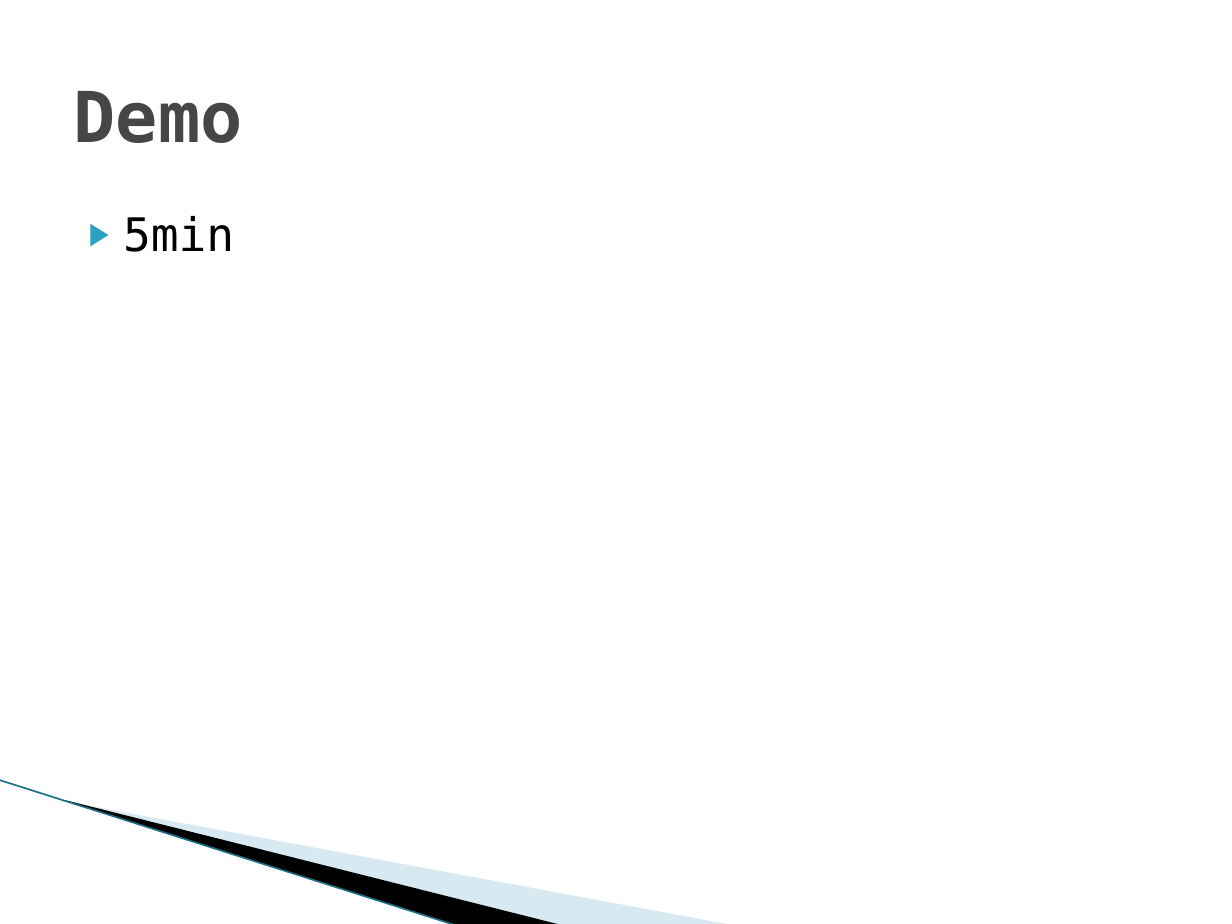
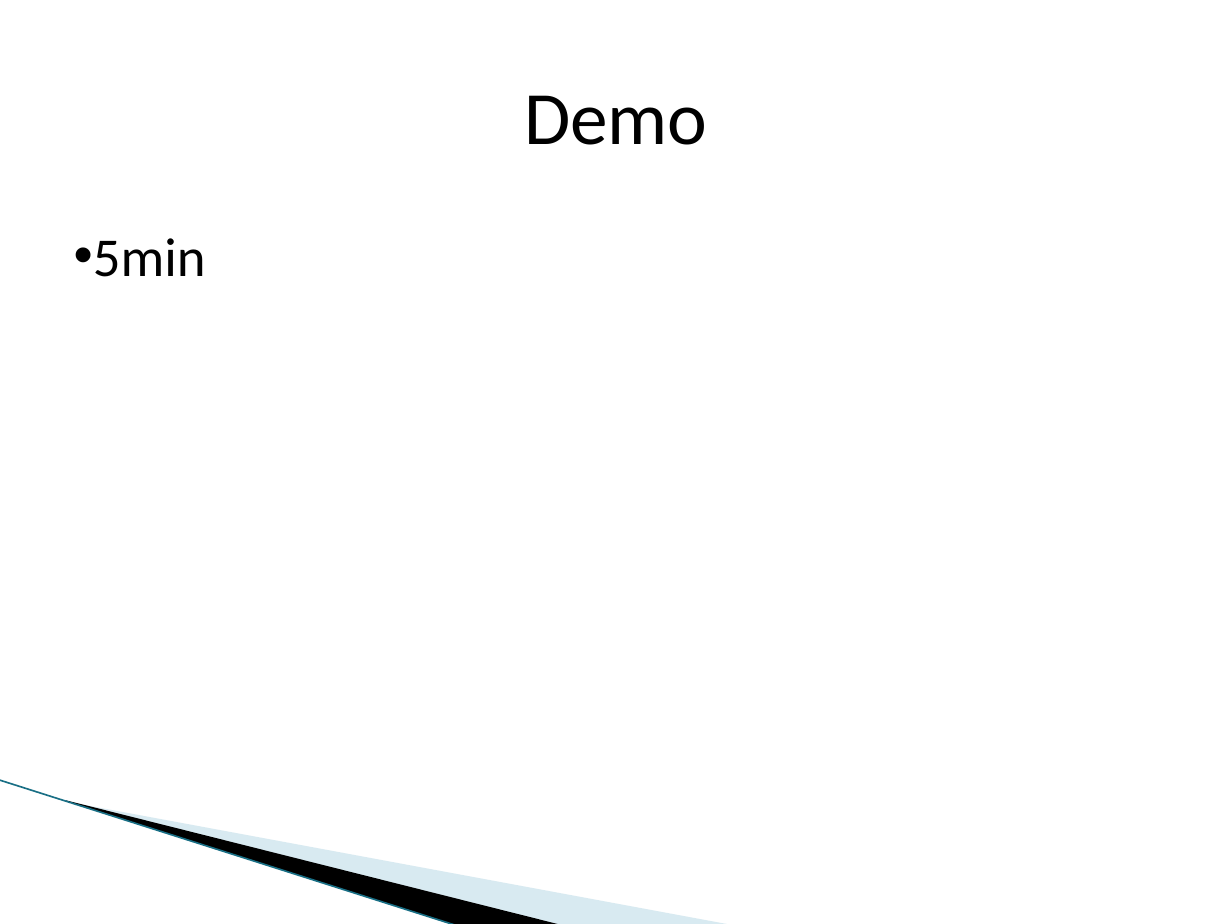
Before and after one commit to adrianbaertschi/TravelPlanner, a slide deck: slide 12 of doc/Travelplaner.pptx (slide 10 before the commit). Drawn at 1232x924 pixels with LibreOffice and Linux fonts; fonts in the diff are those of the drawing; background and template pictures are left out. Boxes give left, top, right and bottom in pixels: in the first picture for what was removed or moved away, otherwise in the second. Text is boxed around its words. In the diff, an @@ line names an element or a change of style, - is before the commit and + after.

```diff
--- a/doc/Travelplaner.pptx
+++ b/doc/Travelplaner.pptx
@@ text "Demo" at [524, 95, 707, 145]: size 41 to 44 pt, font DejaVu Sans Mono to Calibri, text colour #464646 to #000000, bold off; alignment left to centre @@
@@ text "5min": place and size @@
-text "5min" at [123, 216, 234, 252]
+text "5min" at [93, 238, 206, 277]
@@ text "5min" at [93, 238, 206, 277]: size 27 to 32 pt, font DejaVu Sans Mono to Calibri; bullet ▶ to •; less space between paragraphs @@
```
Also in this commit, not shown: 2 other slides changed, 3 slides added, 1 slide removed.
